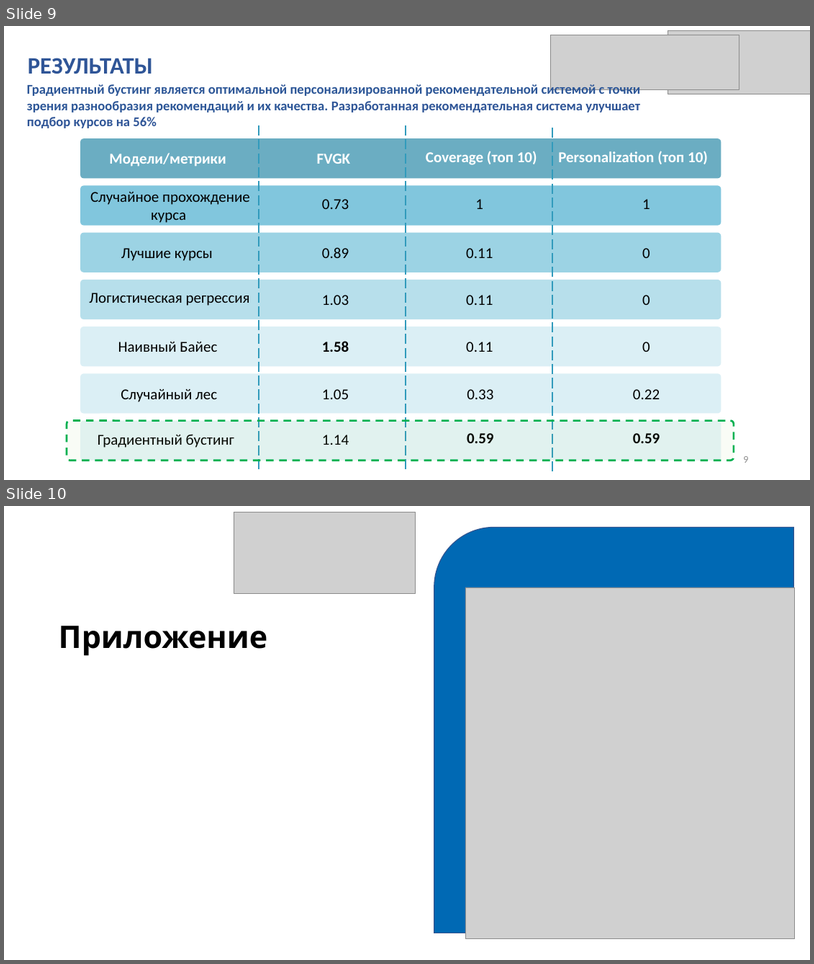
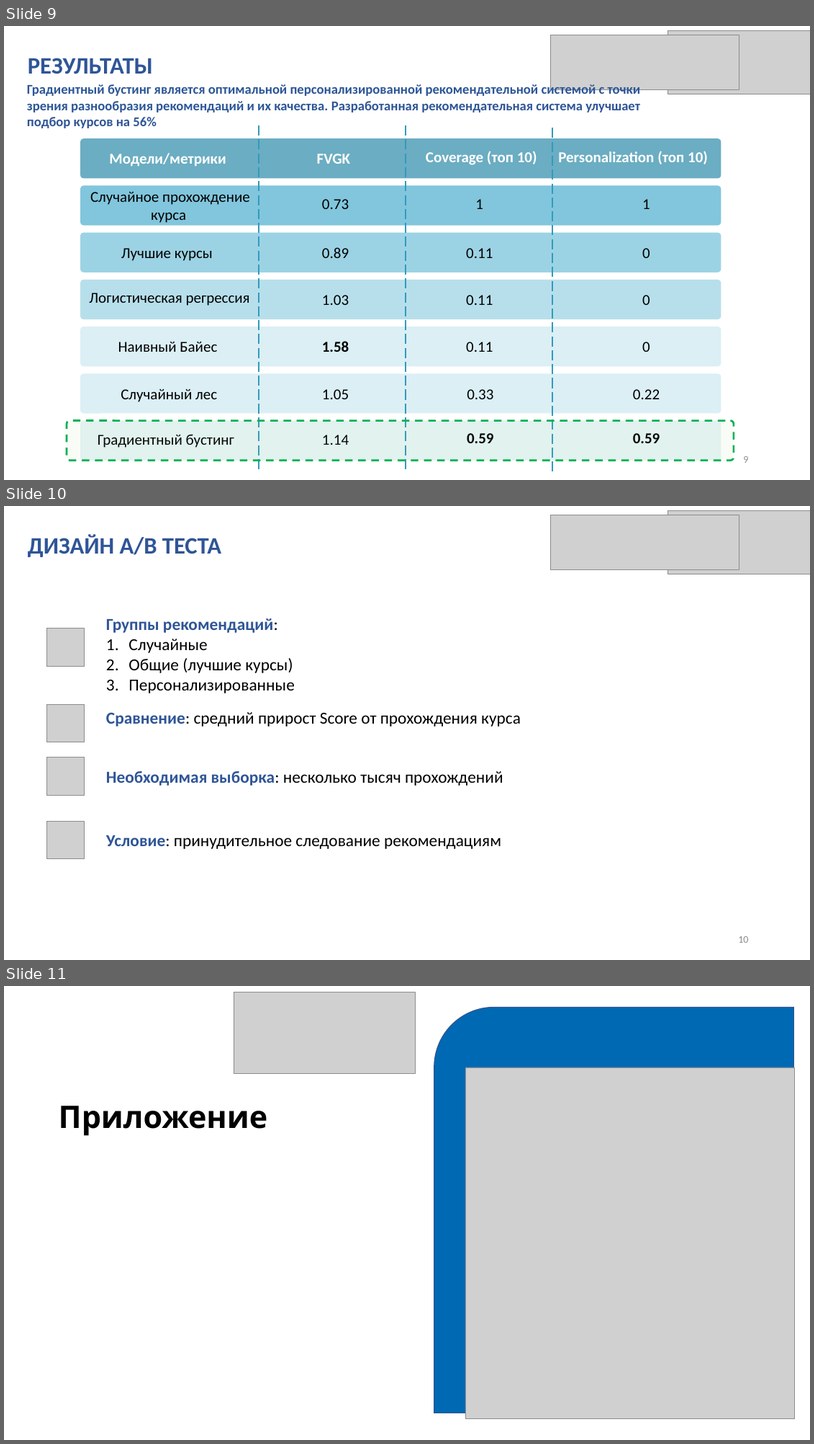
Before and after one commit to folen102/Tinkoff-Kvant, a slide deck: Хакатон.pptx. Shown one above the other, each under a label of ours: slides 9 and 10 before the commit, slides 9, 10 and 11 after it. The pictures are 814x964 and 814x1444 pixels, drawn with LibreOffice and Linux fonts; fonts in the diff are those of the drawing; grey boxes stand for pictures; background and template pictures are left out. Boxes give left, top, right and bottom in pixels: in the first picture for what was removed or moved away, otherwise in the second. Text is boxed around its words. In the diff, an @@ line names an element or a change of style, - is before the commit and + after.

```diff
--- a/Хакатон.pptx
+++ b/Хакатон.pptx
@@ slide 10 added at bbox=[4, 506, 810, 960], background #FFFFFF @@
@@ picture added at bbox=[550, 515, 739, 569] @@
@@ picture added at bbox=[669, 511, 810, 574] @@
@@ text added at bbox=[28, 535, 221, 557], 28 pt, text #2F5597, bold @@
+ДИЗАЙН А/B ТЕСТА
@@ picture added at bbox=[47, 628, 85, 667] @@
@@ text added at bbox=[106, 618, 294, 693], 20 pt, text #000000 @@
+Группы рекомендаций:
+1. Случайные
+2. Общие (лучшие курсы)
+3. Персонализированные
@@ picture added at bbox=[47, 705, 85, 742] @@
@@ text added at bbox=[106, 712, 521, 726], 20 pt, text #000000 @@
+Сравнение: средний прирост Score от прохождения курса
@@ picture added at bbox=[46, 757, 85, 795] @@
@@ text added at bbox=[106, 771, 504, 785], 20 pt, text #000000 @@
+Необходимая выборка: несколько тысяч прохождений
@@ picture added at bbox=[47, 821, 85, 859] @@
@@ text added at bbox=[106, 835, 502, 849], 20 pt, text #000000 @@
+Условие: принудительное следование рекомендациям
@@ page number added at bbox=[738, 936, 748, 942], 12 pt, text #8C8C8C @@
+10
@@ what was slide 10 is now slide 11 @@
```
Also in this commit, not shown: 2 slides changed.
